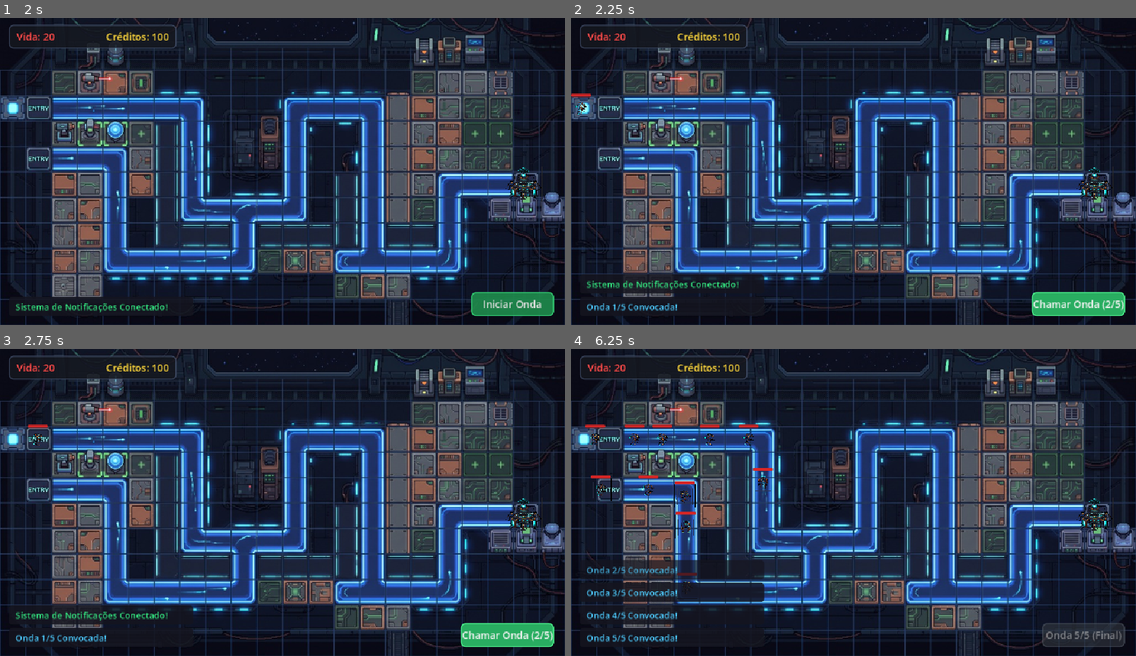
Above: before the commit, frames 1-4 (two rows, left to right).
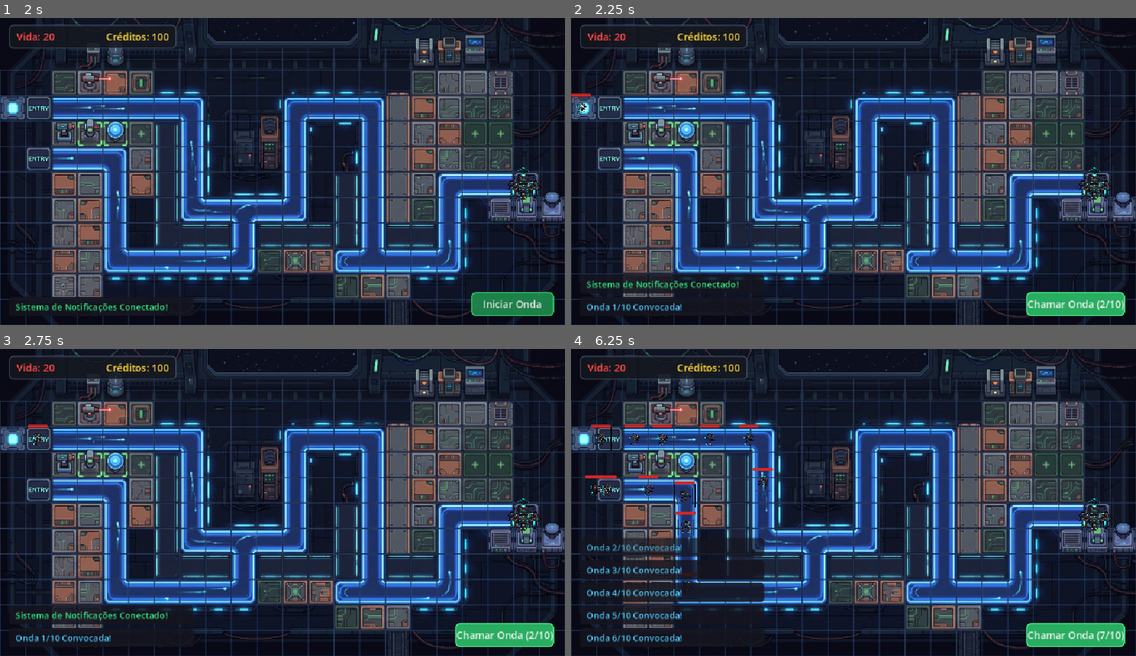
Above: after the commit, the same moments.

Repository: gabdalmazo/godot2dgame
Game: Godot game, scene res://MainMenu.tscn
Two runs of this game, one before a commit and one after it. Both use one fixed random seed, a clock stepped at 60 frames per second and the inputs below. Sound files missing from this copy of the repository are replaced by a short silence.
Inputs (mouse positions are in pixels of both pictures, inside the frame that each line leads up to):
- Up to frame 1 (2 s): click "Jogar" at 0.5 s; click "Fase 1" at 1.25 s
- Up to frame 2 (2.25 s): click "Iniciar Onda" at 2 s
- Up to frame 3 (2.75 s): no input
- Up to frame 4 (6.25 s): click "Chamar Onda (2/5)" (after the commit: "Chamar Onda (2/10)") at 2.75 s; click "Chamar Onda (3/5)" (after the commit: "Chamar Onda (3/10)") at 3.5 s; click "Chamar Onda (4/5)" (after the commit: "Chamar Onda (4/10)") at 4.25 s; click "Chamar Onda (5/5)" (after the commit: "Chamar Onda (5/10)") at 5 s; click (1073, 634) at 5.75 s, where only the run after the commit has a clickable "Chamar Onda (6/10)"

Frame 1 is identical in both runs. In frame 2, 0.5% of the frame differs, in the area x 8-98%, y 89-98%; in frame 3, 0.5%; in frame 4, 3.6%, in the area x 1-99%, y 24-98%.

Commit message:
feat: add wave manager system to handle enemy spawning and scaling

Diff:
--- a/novo-projeto-de-jogo/wave_manager.gd
+++ b/novo-projeto-de-jogo/wave_manager.gd
@@ -10,7 +10,7 @@
 @export var spawn_points: Array[Node] = [] # Lista de trajetos caso o mapa possua mais de uma entrada (ex: cima e baixo)
 @export var spawn_interval: float = 1.5
 @export var base_enemies_per_wave: int = 5
-@export var max_waves: int = 5
+@export var max_waves: int = 10
 @export var health_scale_factor: float = 1.2
 @export var speed_scale_factor: float = 1.1
 @export var hud: HUD # Referência para comunicação com a UI
@@ -38,8 +38,8 @@
 		if get_tree().get_nodes_in_group("enemy").is_empty():
 			todas_ondas_geradas = false
 			fase_concluida.emit()
-			NotificationManager.enviar_mensagem("Todas as ondas superadas! Fase Concluída!", Color(1.0, 0.85, 0.2))
-			print("[WaveManager] Todas as ondas foram superadas! Sinal fase_concluida emitido.")
+			NotificationManager.enviar_mensagem("Todas as 10 ondas superadas! Fase Concluída!", Color(1.0, 0.85, 0.2))
+			print("[WaveManager] Todas as 10 ondas foram superadas! Sinal fase_concluida emitido.")
 			set_process(false)
 
 func _on_iniciar_onda_solicitada() -> void:
@@ -66,15 +66,20 @@
 	waves_spawning_active += 1
 	var enemies_in_this_wave: int = base_enemies_per_wave + ((wave_num - 1) * 2)
 
-	NotificationManager.enviar_mensagem("Onda %d/%d Convocada!" % [wave_num, max_waves], Color(0.3, 0.8, 1.0))
+	if wave_num >= max_waves:
+		NotificationManager.enviar_mensagem("ONDA FINAL %d/%d: 2 CHEFES A CAMINHO!" % [wave_num, max_waves], Color(1.0, 0.15, 0.2))
+	else:
+		NotificationManager.enviar_mensagem("Onda %d/%d Convocada!" % [wave_num, max_waves], Color(0.3, 0.8, 1.0))
+
 	print("--- Convocando Onda ", wave_num, "/", max_waves, " --- | Inimigos: ", enemies_in_this_wave)
 
 	for i in range(enemies_in_this_wave):
 		if not is_inside_tree():
 			return
 
-		var is_boss: bool = (wave_num >= max_waves and i == enemies_in_this_wave - 1 and boss_scene != null)
-		_spawn_single_enemy(wave_num, is_boss)
+		# Na onda final (10), os dois últimos inimigos a serem gerados serão Chefes (Bosses)
+		var is_boss: bool = (wave_num >= max_waves and i >= enemies_in_this_wave - 2 and boss_scene != null)
+		_spawn_single_enemy(wave_num, is_boss, i, enemies_in_this_wave)
 
 		# Aguarda o intervalo de spawn respeitando a pausa do jogo
 		if i < enemies_in_this_wave - 1:
@@ -87,7 +92,7 @@
 		todas_ondas_geradas = true
 
 ## Instancia e configura atributos de um único inimigo baseado no número da sua onda de origem
-func _spawn_single_enemy(wave_num: int, is_boss: bool) -> void:
+func _spawn_single_enemy(wave_num: int, is_boss: bool, enemy_index: int = 0, total_wave_enemies: int = 0) -> void:
 	var target_path: Node = spawn_point
 	if not spawn_points.is_empty():
 		target_path = spawn_points[total_spawned_count % spawn_points.size()]
@@ -99,6 +104,13 @@
 		return
 
 	var enemy: Node = cena_a_instanciar.instantiate()
+
+	# Diferencia o nome dos dois chefes caso seja a onda final
+	if is_boss and "boss_name" in enemy and total_wave_enemies > 0:
+		if enemy_index == total_wave_enemies - 2:
+			enemy.boss_name = "Giga Invasor Alpha"
+		else:
+			enemy.boss_name = "Giga Invasor Beta"
 
 	# Matemática de escalonamento calculada individualmente para a onda deste inimigo
 	var health_multiplier: float = 1.0 + (float(wave_num - 1) * (health_scale_factor - 1.0))
